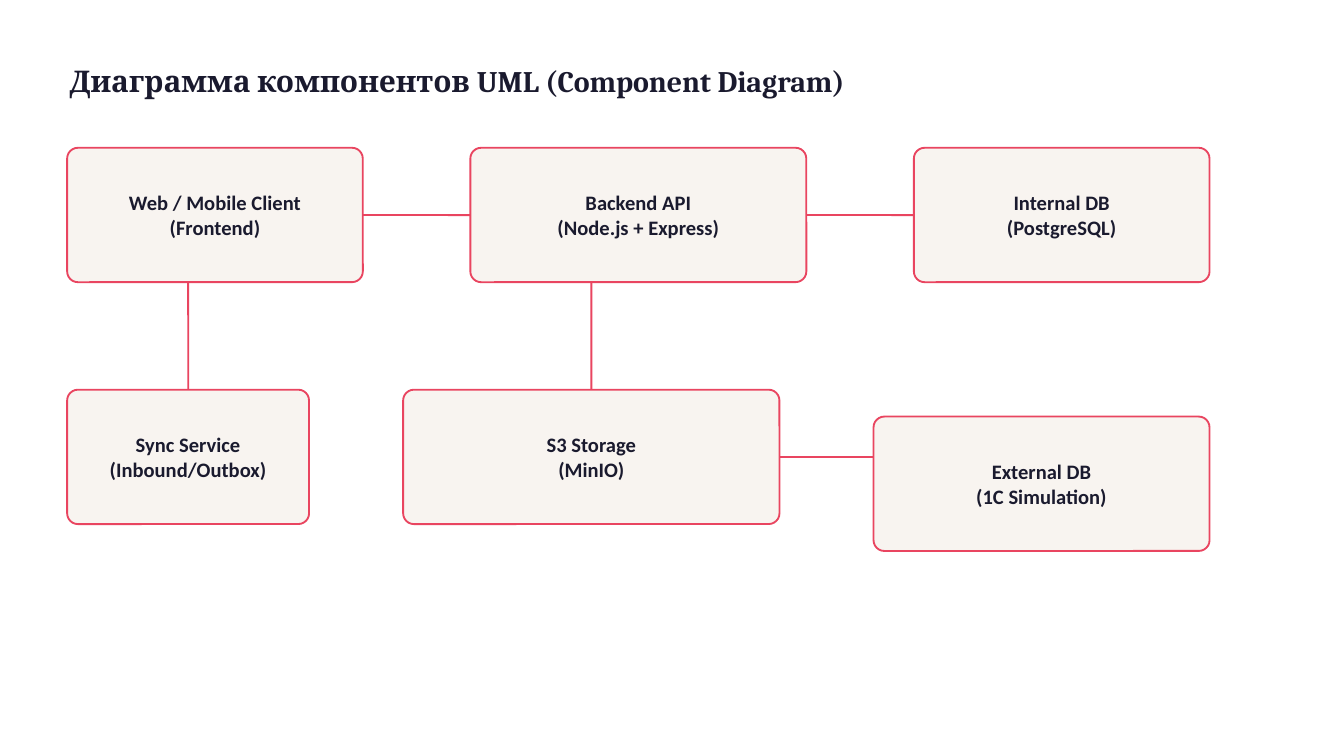
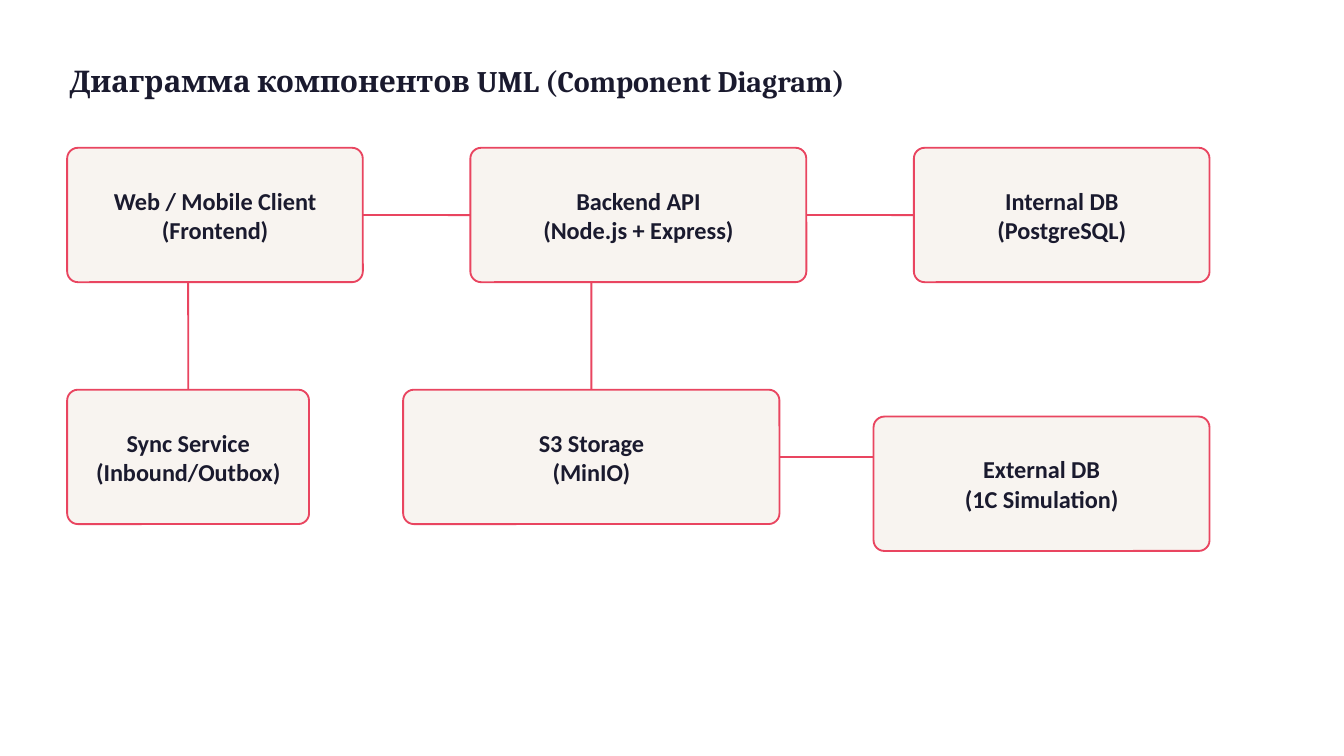
Before and after one commit to x2latte/tppo-presentation-hub--3-, a slide deck: slide 6 of presentations/output/P3_Интерфейс_подсистем.pptx. Drawn at 1344x756 pixels with LibreOffice and Linux fonts; fonts in the diff are those of the drawing. Boxes give left, top, right and bottom in pixels: in the first picture for what was removed or moved away, otherwise in the second. Text is boxed around its words. In the diff, an @@ line names an element or a change of style, - is before the commit and + after.

```diff
--- a/presentations/output/P3_Интерфейс_подсистем.pptx
+++ b/presentations/output/P3_Интерфейс_подсистем.pptx
@@ size 11 to 13 pt in 6 elements at (x1=114, y1=193, x2=316, y2=243), (x1=543, y1=193, x2=733, y2=243), (x1=997, y1=193, x2=1126, y2=243), (x1=539, y1=436, x2=644, y2=485), (x1=96, y1=435, x2=280, y2=485), (x1=965, y1=461, x2=1118, y2=512) @@
```
Also in this commit, not shown: 13 other slides changed, 9 other files.
